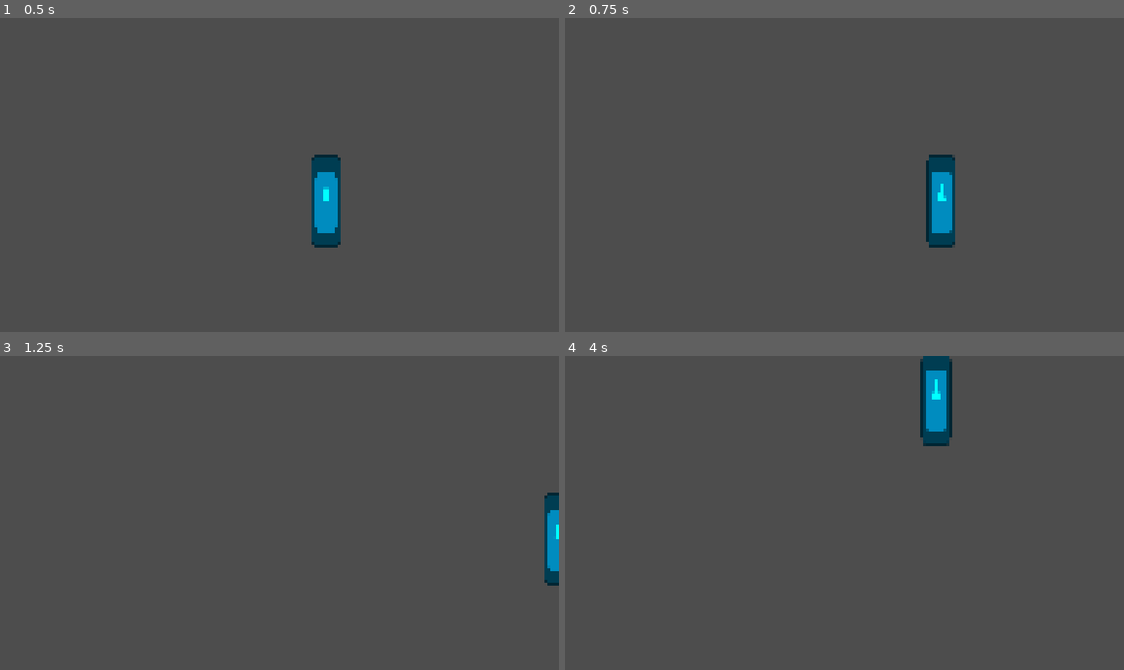
Above: before the commit, frames 1-4 (two rows, left to right).
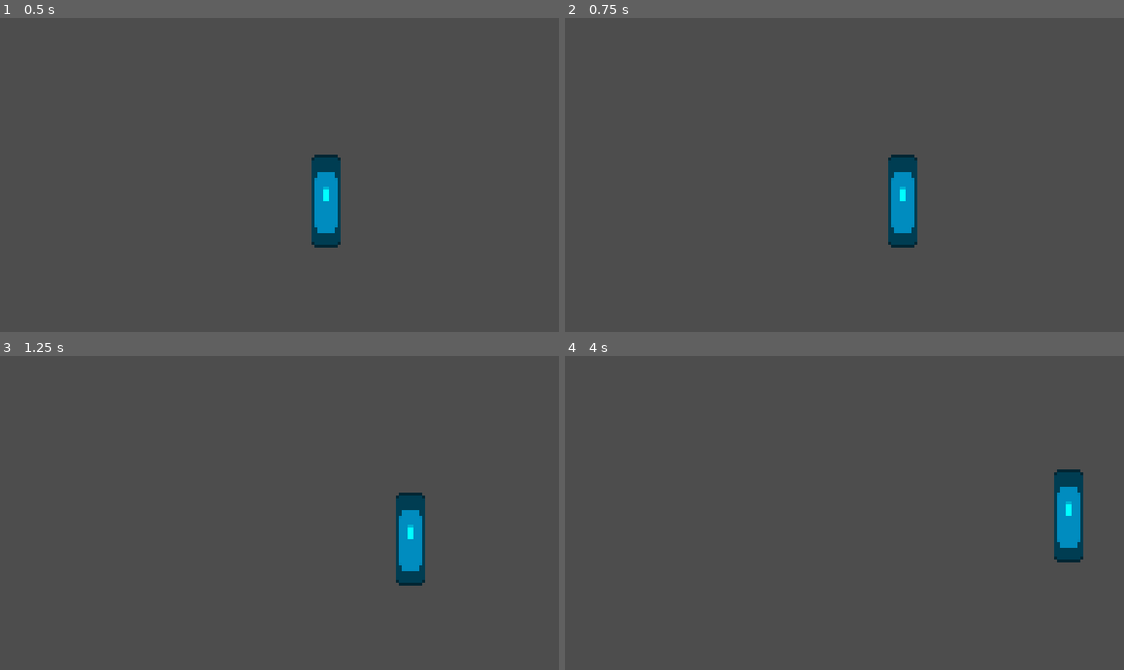
Above: after the commit, the same moments.

Repository: qvorr/fih
Game: Godot game, scene res://FightModeScene.tscn
Same seed, same stepped clock (60 frames per second), same inputs: the game is played once before the commit and once after it. The engine's default icon, where the game draws it, is replaced by a stand-in: a white triangle on a blue panel in a dark square.
Inputs:
- Up to frame 1 (0.5 s): no input
- Up to frame 2 (0.75 s): tap Enter at 0.5 s; hold D (move_right) from 0.53 s (still down)
- Up to frame 3 (1.25 s): keep holding D (move_right)
- Up to frame 4 (4 s): release D (move_right) at 1.28 s; hold S (move_down) 1.28-2.03 s; hold D (move_right) 2.03-2.78 s; hold W (move_up) 2.78-3.53 s; hold A (move_left) from 3.53 s (still down)

Frame 1 is identical in both runs. In frame 2, 3.0% of the frame differs, in the area x 57-70%, y 43-74%; in frame 3, 2.3%; in frame 4, 3.1%, in the area x 63-93%, y 0-66%.

Commit message:
test

Diff:
--- a/FightModeScene.tscn
+++ b/FightModeScene.tscn
@@ -15,6 +15,8 @@
 motion_mode = 1
 platform_on_leave = 2
 script = ExtResource("1_y37ji")
+SPEED = 50
+FRICTION = 190.0
 metadata/_edit_group_ = true
 
 [node name="Sprite2D" type="Sprite2D" parent="CharacterBody2D" unique_id=1927576328]
--- a/FishingScene.tscn
+++ b/FishingScene.tscn
@@ -2,6 +2,7 @@
 
 [ext_resource type="Texture2D" uid="uid://ujwhw65kf5be" path="res://assets/boat.png" id="1_ghtpf"]
 [ext_resource type="Script" uid="uid://cevliku7ntv51" path="res://animate_boat.gd" id="2_3qtlo"]
+[ext_resource type="Texture2D" uid="uid://dc0o4fu7tb6n8" path="res://assets/boat2.png" id="3_3qtlo"]
 
 [sub_resource type="RectangleShape2D" id="RectangleShape2D_w2kh6"]
 size = Vector2(105, 48)
@@ -34,4 +35,4 @@
 
 [node name="Sprite2D" type="Sprite2D" parent="AnimatableBody2D" unique_id=1647082775]
 texture_filter = 1
-texture = ExtResource("1_ghtpf")
+texture = ExtResource("3_3qtlo")
--- a/character_body_2d.gd
+++ b/character_body_2d.gd
@@ -1,9 +1,9 @@
 extends CharacterBody2D
 
 
-const SPEED = 300
+@export var SPEED = 50
 # const JUMP_VELOCITY = -400.0
-@export_range(0, 1000, 10) var FRICTION = 800.0
+@export_range(0, 1000, 10) var FRICTION = 190
 
 
 func _physics_process(delta: float) -> void:
--- a/project.godot
+++ b/project.godot
@@ -68,3 +68,4 @@
 
 textures/canvas_textures/default_texture_filter=0
 rendering_device/driver.windows="d3d12"
+2d/snap/snap_2d_transforms_to_pixel=true
Binary file added: assets/boat2.png
Not shown, added: assets/boat2.png.import
